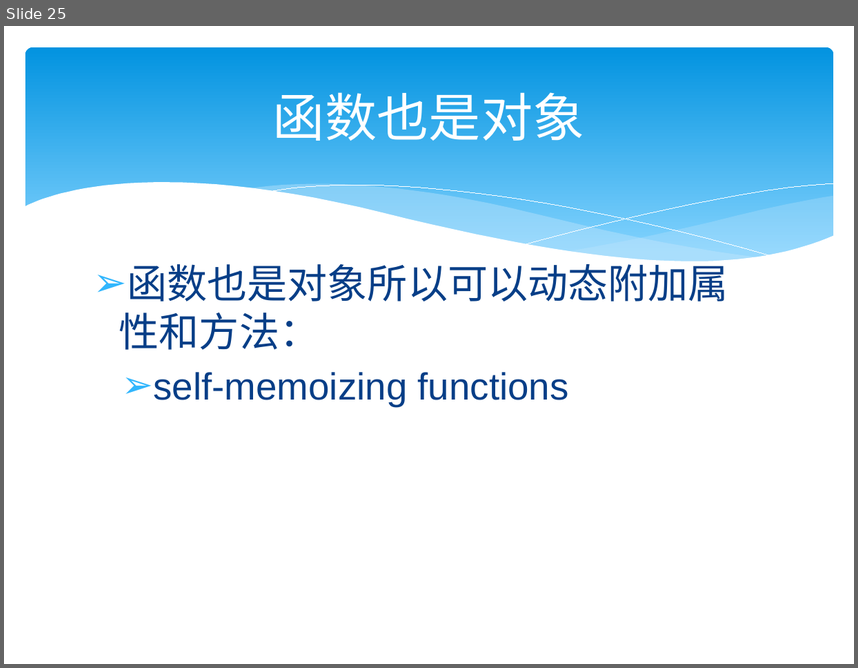
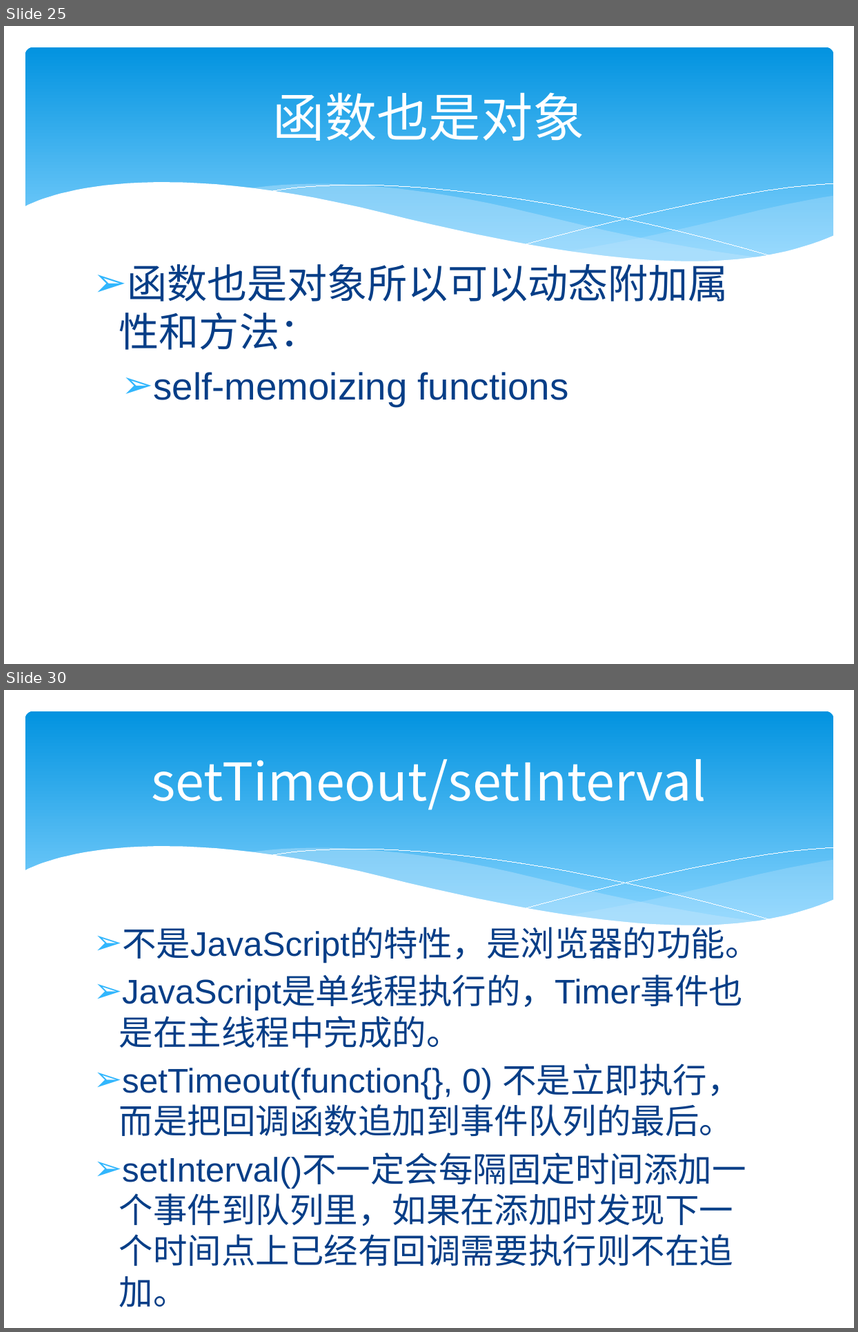
Before and after one commit to zjumty/jsfunc_training, a slide deck: JavaScriptFunctionObject.pptx. Shown one above the other, each under a label of ours: slide 25 before the commit, slides 25 and 30 after it; the slides between them are not shown. The pictures are 858x668 and 858x1332 pixels, drawn with LibreOffice and Linux fonts; fonts in the diff are those of the drawing. Boxes give left, top, right and bottom in pixels: in the first picture for what was removed or moved away, otherwise in the second. Text is boxed around its words. In the diff, an @@ line names an element or a change of style, - is before the commit and + after.

```diff
--- a/JavaScriptFunctionObject.pptx
+++ b/JavaScriptFunctionObject.pptx
@@ slide 30 added at (4, 690, 854, 1328), background #FFFFFF; not listed: 6 template elements that a slide beside it also shows @@
@@ title added at (151, 759, 706, 810), 44 pt, text #FFFFFF @@
+setTimeout/setInterval
@@ text added at (119, 921, 760, 1265), 28.9 pt, text #073E87 @@
+➢ 不是JavaScript的特性，是浏览器的功能。
+➢ JavaScript是单线程执行的，Timer事件也是在主线程中完成的。
+➢ setTimeout(function{}, 0) 不是立即执行，而是把回调函数追加到事件队列的最后。
+➢ setInterval()不一定会每隔固定时间添加一个事件到队列里，如果在添加时发现下一个时间点上已经有回调需要执行则不在追加。
```
Also in this commit, not shown: 1 slide changed, 6 other slides added, 2 other files.
